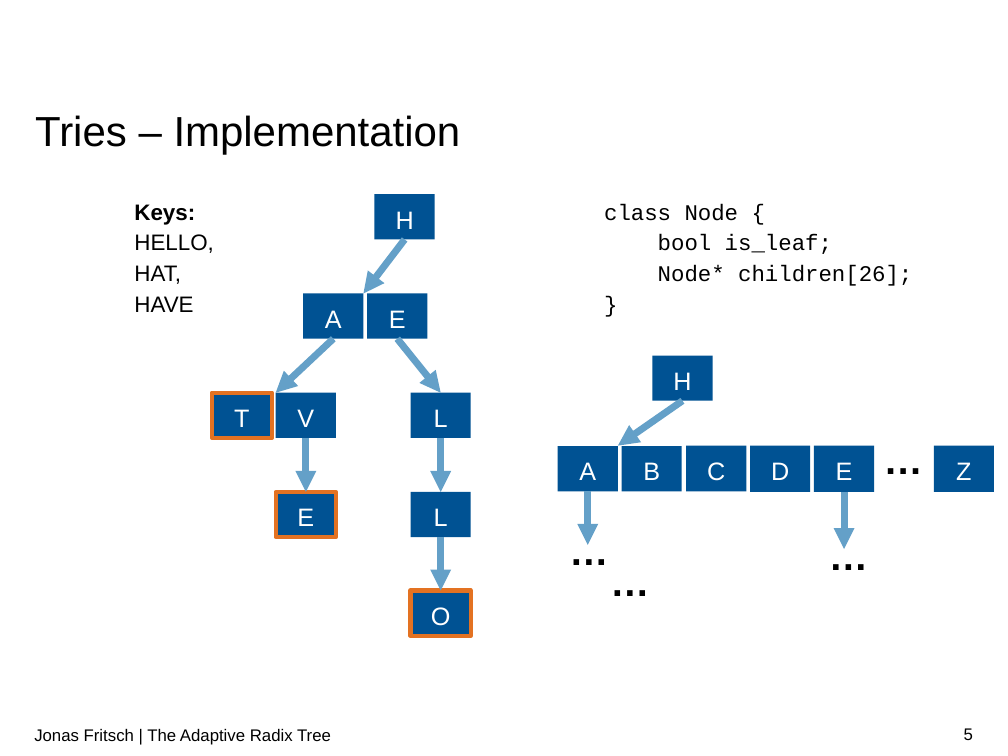
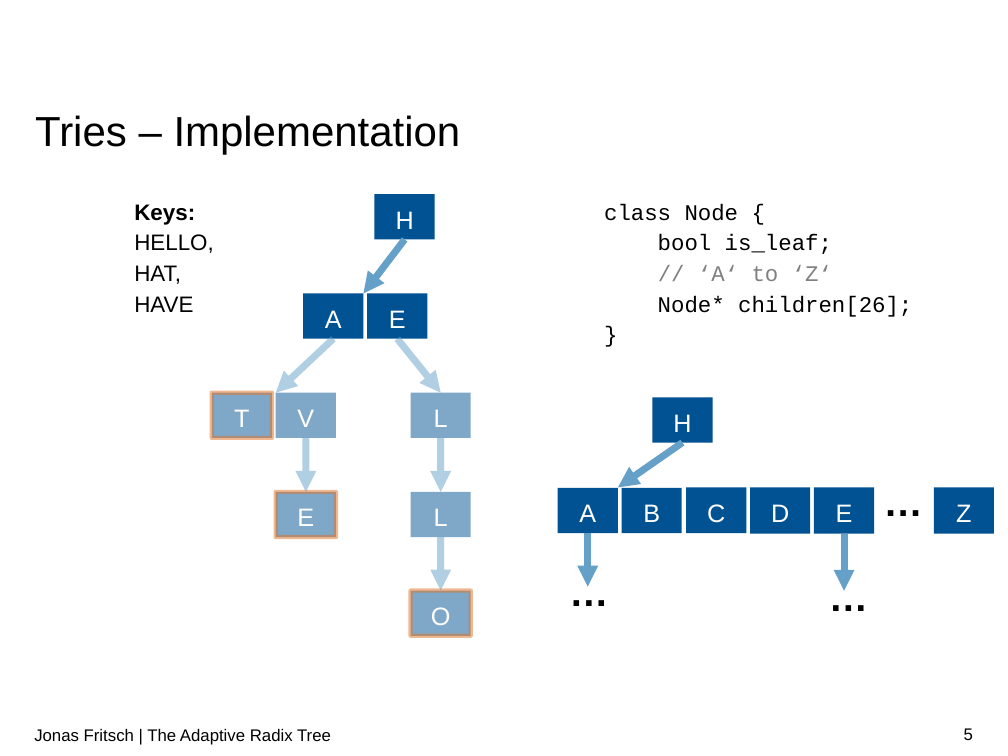
Before and after one commit to atalantus/The-Adaptive-Radix-Tree, a slide deck: slide 5 of Presentation/The Adaptive Radix Tree.pptx. Drawn at 1008x756 pixels with LibreOffice and Linux fonts; fonts in the diff are those of the drawing; background and template pictures are left out. Boxes give left, top, right and bottom in pixels: in the first picture for what was removed or moved away, otherwise in the second. Text is boxed around its words. In the diff, an @@ line names an element or a change of style, - is before the commit and + after.

```diff
--- a/Presentation/The Adaptive Radix Tree.pptx
+++ b/Presentation/The Adaptive Radix Tree.pptx
@@ text at (698,265,832,281): paragraph added @@
+// ‘A‘ to ‘Z‘
@@ text "…": place and size @@
-text "…" at (874,430,931,480)
+text "…" at (874,473,931,522)
@@ 7 rectangles, 3 arrows, 1 text: place and size @@
-7 rectangles, 3 arrows, 1 text at (557,356,994,571)
+7 rectangles, 3 arrows, 1 text at (557,397,994,613)
@@ text removed at (601,552,658,602) @@
-…
@@ text "…": place and size @@
-text "…" at (820,526,877,576)
+text "…" at (820,569,877,618)
@@ fill #005293 to #005293 at 50% opacity in 6 elements at (212,393,272,438), (276,393,337,438), (276,492,337,537), (410,393,471,438), (410,492,471,537), (410,591,471,636) @@
```
Also in this commit, not shown: 2 other slides changed, 1 slide added, 1 slide removed.
